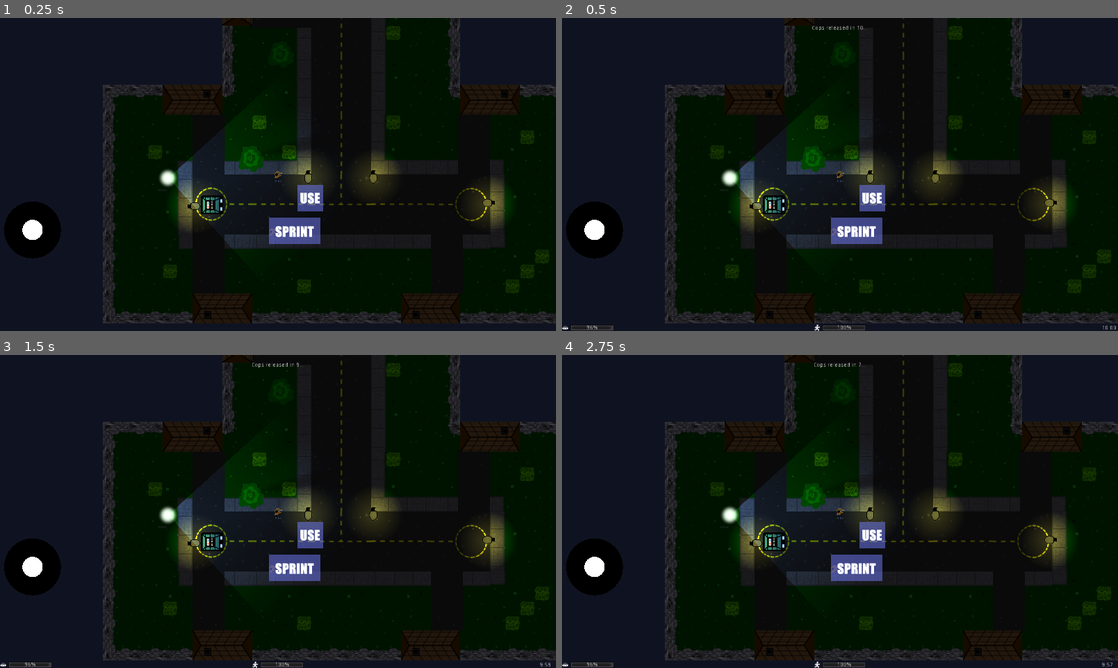
Above: before the commit, frames 1-4 (two rows, left to right).
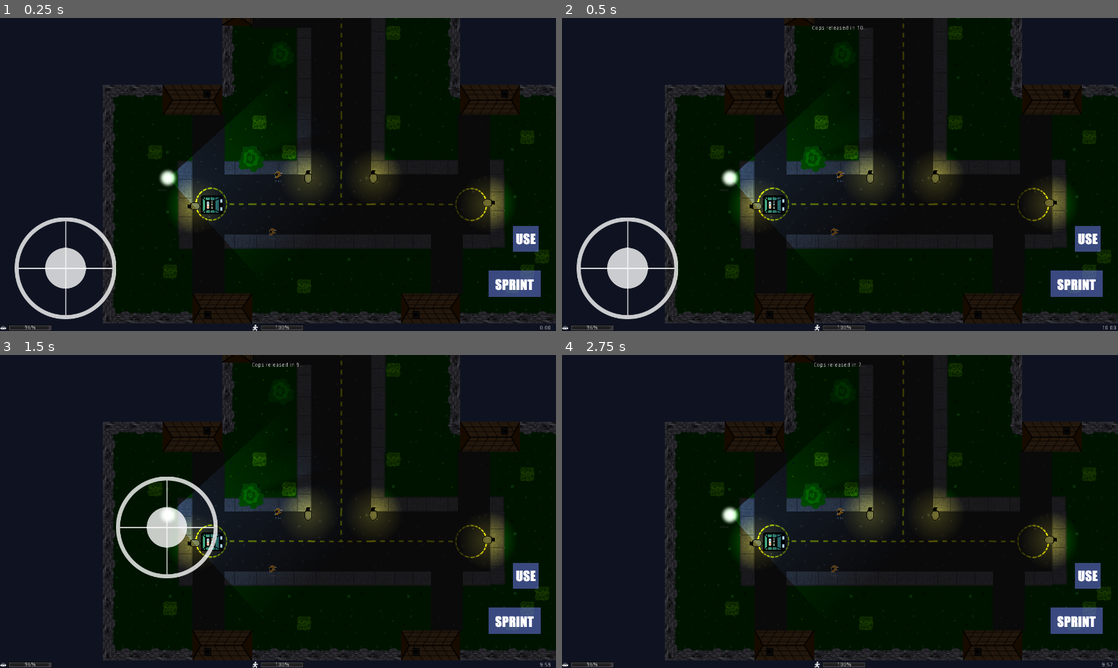
Above: after the commit, the same moments.

Repository: FugitiveTheGame/Fugitive
Game: Godot game, scene res://maps/map_01/Map_01_dev.tscn
Two runs of this game, one before a commit and one after it. Both use one fixed random seed, a clock stepped at 60 frames per second and the inputs below. This scene is started directly instead of the project's main scene.
Inputs (mouse positions are in pixels of both pictures, inside the frame that each line leads up to):
- Up to frame 1 (0.25 s): no input
- Up to frame 2 (0.5 s): no input
- Up to frame 3 (1.5 s): tap Enter at 0.5 s; drag from (33, 567) to (211, 480) at 0.52 s; drag from (166, 527) to (278, 511) at 1.27 s
- Up to frame 4 (2.75 s): move the mouse to (895, 442) at 2.02 s; hold Right (ui_right) from 2.03 s (still down); hold H (car_horn) from 2.03 s (still down); click (895, 442) at 2.17 s; tap E (use) at 2.3 s

The runs differ from the first frame. In frame 1, 5.4% of the frame differs, in the area x 0-99%, y 53-100%; in frame 2, 5.3%; in frame 3, 5.4%; in frame 4, 3.8%.
Error in both runs: Assertion failed. (res://maps/map_01/Map_01_dev.gd:35)

Commit message:
Joy stick is working!

Diff:
--- /dev/null
+++ b/Joystick/Joystick.gd
@@ -0,0 +1,178 @@
+extends Control
+
+class_name Joystick
+
+# If the joystick is receiving inputs.
+var is_working := false
+
+# The joystick output.
+var output := Vector2.ZERO
+
+# FIXED: The joystick doesn't move.
+# DYNAMIC: Every time the joystick area is pressed, the joystick position is set on the touched position.
+# FOLLOWING: If the finger moves outside the joystick background, the joystick follows it.
+enum Joystick_mode {FIXED, DYNAMIC, FOLLOWING}
+
+export(Joystick_mode) var joystick_mode := Joystick_mode.FIXED
+
+# REAL: return a vector with a lenght beetween 0 (deadzone) and 1; useful for implementing different velocity or acceleration.
+# NORMALIZED: return a normalized vector.
+enum Vector_mode {REAL, NORMALIZED}
+
+export(Vector_mode) var vector_mode := Vector_mode.REAL
+
+# The color of the button when the joystick is in use.
+export(Color) var _pressed_color := Color.gray
+
+# The number of directions, e.g. a D-pad is joystick with 4 directions, keep 0 for a free joystick.
+export(int) var directions := 0
+
+# It changes the angle of simmetry of the directions.
+export(int) var simmetry_angle := 90
+
+#If the handle is inside this range, in proportion to the background size, the output is zero.
+export(float, 0, 0.5) var dead_zone := 0.2;
+
+#The max distance the handle can reach, in proportion to the background size.
+export(float, 0.5, 2) var clamp_zone := 1;
+
+export(String, 'always', 'touchscreen_only') var visibility := 'always';
+
+onready var _background := $Background
+onready var _handle := $Background/Handle
+onready var _original_color : Color = _handle.modulate
+onready var _original_position : Vector2 = _background.rect_position
+
+func _ready():
+	if visibility == 'touchscreen_only':
+		if OS.has_touchscreen_ui_hint():
+			show()
+		else:
+			hide()
+
+func _gui_input(event: InputEvent) -> void:
+	if event is InputEventScreenTouch and (joystick_mode == Joystick_mode.DYNAMIC or joystick_mode == Joystick_mode.FOLLOWING):
+		if event.is_pressed():
+			var new_pos = event.position - _background.rect_size / 2
+			_background.rect_position = new_pos
+		else:
+			_background.rect_position = _original_position
+
+func _on_Background_gui_input(event: InputEvent) -> void:
+	if event is InputEventScreenTouch:
+		if event.pressed:
+			_handle.modulate = _pressed_color
+		else:
+			is_working = false
+			output = Vector2.ZERO
+			_set_handle_center_position(_background.rect_size / 2)
+			_handle.modulate = _original_color
+
+	if event is InputEventScreenDrag:
+		var vector : Vector2 = event.position - _background.rect_size / 2
+		var dead_size = dead_zone * _background.rect_size.x / 2
+		if vector.length() < dead_size:
+			is_working = false
+			output = Vector2.ZERO
+			_set_handle_center_position(_background.rect_size / 2)
+			return
+		_update_output(vector)
+		is_working = true
+		if joystick_mode == Joystick_mode.FOLLOWING:
+			_following(vector)
+
+func _set_handle_center_position(new_position : Vector2) -> void:
+	_handle.rect_position = new_position - _handle.rect_size / 2
+
+func _update_output(vector: Vector2) -> void:
+	var dead_size = dead_zone * _background.rect_size.x / 2
+	var clamp_size = clamp_zone * _background.rect_size.x / 2
+	vector = vector.clamped(clamp_size)
+	if directions > 0:
+		vector = _directional_vector(vector, directions, deg2rad(simmetry_angle))
+	output = vector.normalized()
+	if vector_mode == Vector_mode.REAL and vector.length() < clamp_size:
+		output *= (vector.length() - dead_size) / (clamp_size - dead_size)
+	_set_handle_center_position(output * clamp_size + _background.rect_size / 2)
+
+func _following(vector: Vector2) -> void:
+	var clamp_size = clamp_zone * _background.rect_size.x / 2
+	if vector.length() > clamp_size:
+		var radius = vector.normalized() * clamp_size
+		var delta = vector - radius
+		var new_pos = _background.rect_position + delta
+		new_pos.x = clamp(new_pos.x, -_background.rect_size.x / 2, rect_size.x - _background.rect_size.x / 2)
+		new_pos.y = clamp(new_pos.y, -_background.rect_size.y / 2, rect_size.y - _background.rect_size.y / 2)
+		_background.rect_position = new_pos
+
+func _directional_vector(vector: Vector2, n_directions: int, simmetry_angle := PI/2) -> Vector2:
+	var angle := (vector.angle() + simmetry_angle) / (PI / n_directions)
+	angle = floor(angle) if angle >= 0 else ceil(angle)
+	if abs(angle) as int % 2 == 1:
+		angle = angle + 1 if angle >= 0 else angle - 1
+	angle *= PI / n_directions
+	angle -= simmetry_angle
+	return Vector2(cos(angle), sin(angle)) * vector.length()
+
+func _process(delta):
+	if output.x > 0.1:
+		var event = InputEventAction.new()
+		event.action = 'ui_right'
+		event.pressed = true
+		Input.parse_input_event(event)
+
+		event = InputEventAction.new()
+		event.action = 'ui_left'
+		event.pressed = false
+		Input.parse_input_event(event)
+	elif output.x < -0.1:
+		var event = InputEventAction.new()
+		event.action = 'ui_right'
+		event.pressed = false
+		Input.parse_input_event(event)
+
+		event = InputEventAction.new()
+		event.action = 'ui_left'
+		event.pressed = true
+		Input.parse_input_event(event)
+	else:
+		var event = InputEventAction.new()
+		event.action = 'ui_right'
+		event.pressed = false
+		Input.parse_input_event(event)
+
+		event = InputEventAction.new()
+		event.action = 'ui_left'
+		event.pressed = false
+		Input.parse_input_event(event)
+
+	if output.y < -0.1:
+		var event = InputEventAction.new()
+		event.action = 'ui_up'
+		event.pressed = true
+		Input.parse_input_event(event)
+
+		event = InputEventAction.new()
+		event.action = 'ui_down'
+		event.pressed = false
+		Input.parse_input_event(event)
+	elif output.y > 0.1:
+		var event = InputEventAction.new()
+		event.action = 'ui_up'
+		event.pressed = false
+		Input.parse_input_event(event)
+
+		event = InputEventAction.new()
+		event.action = 'ui_down'
+		event.pressed = true
+		Input.parse_input_event(event)
+	else:
+		var event = InputEventAction.new()
+		event.action = 'ui_up'
+		event.pressed = false
+		Input.parse_input_event(event)
+
+		event = InputEventAction.new()
+		event.action = 'ui_down'
+		event.pressed = false
+		Input.parse_input_event(event)
--- /dev/null
+++ b/Joystick/Joystick.tscn
@@ -0,0 +1,48 @@
+[gd_scene load_steps=4 format=2]
+
+[ext_resource path="res://Joystick/Joystick.gd" type="Script" id=1]
+[ext_resource path="res://Joystick/joystick_background_cross.png" type="Texture" id=2]
+[ext_resource path="res://Joystick/joystick_circle.png" type="Texture" id=3]
+
+[node name="Joystick" type="Control"]
+anchor_right = 1.0
+anchor_bottom = 1.0
+margin_right = -524.0
+margin_bottom = -100.0
+script = ExtResource( 1 )
+__meta__ = {
+"_edit_use_anchors_": false
+}
+
+[node name="Background" type="TextureRect" parent="."]
+modulate = Color( 1, 1, 1, 0.784314 )
+anchor_left = 0.5
+anchor_top = 0.5
+anchor_right = 0.5
+anchor_bottom = 0.5
+margin_left = -125.0
+margin_top = -125.0
+margin_right = 125.0
+margin_bottom = 125.0
+rect_pivot_offset = Vector2( 125, 125 )
+texture = ExtResource( 2 )
+expand = true
+stretch_mode = 6
+__meta__ = {
+"_edit_group_": true
+}
+
+[node name="Handle" type="TextureRect" parent="Background"]
+anchor_left = 0.5
+anchor_top = 0.5
+anchor_right = 0.5
+anchor_bottom = 0.5
+margin_left = -50.0
+margin_top = -50.0
+margin_right = 50.0
+margin_bottom = 50.0
+rect_pivot_offset = Vector2( 50, 50 )
+texture = ExtResource( 3 )
+expand = true
+stretch_mode = 6
+[connection signal="gui_input" from="Background" to="." method="_on_Background_gui_input"]
--- a/maps/base/BaseMap.gd
+++ b/maps/base/BaseMap.gd
@@ -19,10 +19,11 @@
 
 func _ready():
 	assert(Network.connect("player_removed", self, "player_removed") == OK)
+
 	pre_configure_game()
 
 func pre_configure_game():
-	playerHud.hide()
+	#playerHud.hide()
 
 	get_tree().set_pause(true)
 	create_players(Network.players)
--- a/maps/base/BaseMap.tscn
+++ b/maps/base/BaseMap.tscn
@@ -6,11 +6,11 @@
 [ext_resource path="res://maps/base/seeker_release.ogg" type="AudioStream" id=4]
 [ext_resource path="res://maps/base/ic_stamina.png" type="Texture" id=5]
 [ext_resource path="res://maps/base/ic_visibility.png" type="Texture" id=6]
-[ext_resource path="res://touch_screen/button_use_pressed.png" type="Texture" id=7]
-[ext_resource path="res://touch_screen/button_use_normal.png" type="Texture" id=8]
-[ext_resource path="res://touch_screen/button_sprint_normal.png" type="Texture" id=9]
-[ext_resource path="res://touch_screen/button_sprint_pressed.png" type="Texture" id=10]
-[ext_resource path="res://touch_screen/TouchJoystick.tscn" type="PackedScene" id=11]
+[ext_resource path="res://touch_screen/button_sprint_pressed.png" type="Texture" id=7]
+[ext_resource path="res://touch_screen/button_use_pressed.png" type="Texture" id=8]
+[ext_resource path="res://touch_screen/button_use_normal.png" type="Texture" id=9]
+[ext_resource path="res://touch_screen/button_sprint_normal.png" type="Texture" id=10]
+[ext_resource path="res://Joystick/Joystick.tscn" type="PackedScene" id=11]
 
 [sub_resource type="RectangleShape2D" id=1]
 extents = Vector2( 142.869, 392.313 )
@@ -93,6 +93,12 @@
 [sub_resource type="ShaderMaterial" id=8]
 shader = SubResource( 7 )
 
+[sub_resource type="RectangleShape2D" id=9]
+extents = Vector2( 32, 32 )
+
+[sub_resource type="RectangleShape2D" id=10]
+extents = Vector2( 64, 32 )
+
 [node name="base" type="Node2D"]
 script = ExtResource( 1 )
 
@@ -283,7 +289,6 @@
 text = "Back to Lobby"
 
 [node name="PlayerHud" type="Control" parent="UiLayer"]
-visible = false
 anchor_right = 1.0
 anchor_bottom = 1.0
 __meta__ = {
@@ -390,25 +395,33 @@
 "_edit_use_anchors_": false
 }
 
-[node name="TouchControls" type="Node" parent="UiLayer"]
-
-[node name="UseButton" type="TouchScreenButton" parent="UiLayer/TouchControls"]
-position = Vector2( 730, 410 )
-normal = ExtResource( 8 )
+[node name="TouchUseButton" type="TouchScreenButton" parent="UiLayer/PlayerHud"]
+position = Vector2( 1260, 510 )
+normal = ExtResource( 9 )
+pressed = ExtResource( 8 )
+shape = SubResource( 9 )
+action = "use"
+visibility_mode = 1
+
+[node name="TouchSprintButton" type="TouchScreenButton" parent="UiLayer/PlayerHud"]
+position = Vector2( 1200, 620 )
+normal = ExtResource( 10 )
 pressed = ExtResource( 7 )
-shape = SubResource( 2 )
-action = "use"
-
-[node name="SprintButton" type="TouchScreenButton" parent="UiLayer/TouchControls"]
-position = Vector2( 660, 490 )
-normal = ExtResource( 9 )
-pressed = ExtResource( 10 )
-shape = SubResource( 3 )
-action = "sprint"
-
-[node name="Touch Joystick" parent="UiLayer/TouchControls" instance=ExtResource( 11 )]
-light_mask = 0
-position = Vector2( 80, 490 )
+shape = SubResource( 10 )
+action = "SPRINT"
+visibility_mode = 1
+
+[node name="TouchJoystick" parent="UiLayer/PlayerHud" instance=ExtResource( 11 )]
+margin_left = -260.0
+margin_top = 280.0
+margin_right = -784.0
+margin_bottom = 180.0
+joystick_mode = 1
+vector_mode = 1
+_pressed_color = Color( 0.74902, 0.74902, 0.74902, 1 )
+directions = 8
+simmetry_angle = 45
+visibility = "touchscreen_only"
 
 [node name="RoadWalls" type="Node" parent="."]
 
--- a/maps/map_01/Map_01_dev.tscn
+++ b/maps/map_01/Map_01_dev.tscn
@@ -22,7 +22,3 @@
 
 [node name="GameStartTimer" parent="." index="5"]
 wait_time = 0.5
-
-[node name="Touch Joystick" parent="UiLayer/TouchControls" index="2"]
-light_mask = 1
-position = Vector2( 80, 520 )
--- a/project.godot
+++ b/project.godot
@@ -18,6 +18,11 @@
 "class": "Hider",
 "language": "GDScript",
 "path": "res://actors/hider/Hider.gd"
+}, {
+"base": "Control",
+"class": "Joystick",
+"language": "GDScript",
+"path": "res://Joystick/Joystick.gd"
 }, {
 "base": "Node2D",
 "class": "MotionSensor",
@@ -57,6 +62,7 @@
 _global_script_class_icons={
 "Car": "",
 "Hider": "",
+"Joystick": "",
 "MotionSensor": "",
 "Player": "",
 "PlayerLobbyData": "",
@@ -157,6 +163,10 @@
  ]
 }
 
+[input_devices]
+
+pointing/emulate_mouse_from_touch=false
+
 [layer_names]
 
 2d_physics/layer_1="walls"
--- a/touch_screen/TouchJoystick.tscn
+++ /dev/null
@@ -1,108 +0,0 @@
-[gd_scene load_steps=5 format=2]
-
-[sub_resource type="GDScript" id=1]
-script/source = "extends Node2D
-
-export var dead_zone = 5; #joystick deadzone radius
-export var circle_pad_radius = 25; #radius of the circle pad
-export var outer_ring_radius = 70; #radius of the outer ring of the joystick
-export var touch_screen_only = false;
-
-onready var CirclePadHitbox = get_node(\"Circle Pad/Circle Pad Hitbox\"); #retrieve useful nodes
-onready var CirclePad = get_node(\"Circle Pad\");
-
-onready var OuterRingHitbox = get_node(\"Outer Ring/Outer Ring Hitbox\");
-
-var lastScreenTouch = Vector2(); #previous screentouch location
-var lastTouchIndex = null; #records which touch index should be tracked
-
-signal _joystick_pressed; #called when the user pressed the joystick
-signal _joystick_released; #called when the user released the joystick
-signal _joystick_axis_changed(value); #called when the axis is changed by user input
-
-func _draw():
-	if((touch_screen_only && OS.has_touchscreen_ui_hint()) || !touch_screen_only):
-		draw_circle(Vector2(0,0), outer_ring_radius, Color(0,0,0)); #black circle shows outer ring
-		draw_circle(Vector2(0,0), dead_zone, Color(255, 0, 0)); #draw a red circle to show deadzone
-
-func _ready():
-	CirclePadHitbox.shape.radius = circle_pad_radius; #set the user defined radii
-	OuterRingHitbox.shape.radius = outer_ring_radius;
-
-	if(touch_screen_only && !OS.has_touchscreen_ui_hint()): #conceal the joystick if restricted to touchscreens
-		visible = false;
-
-func getStickPosition(): #returns vector scaled to return a vector between (-1, -1) and (1, 1)
-	if (abs(CirclePad.position.length()) > dead_zone):
-		return CirclePad.position / 70;
-	else:
-		return Vector2(0,0); #return 0,0 if circle pad is inside the deadzone
-
-func _physics_process(delta):
-	CirclePad.move_and_collide(lastScreenTouch - CirclePad.position); #move and collide to is an offset so current location must be subtracted first
-
-func _input(event): #tracks screentouch events
-	if (event.is_class(\"InputEventScreenDrag\")): #if the last touch was outside the joystick range it will be ignored
-		if (lastTouchIndex == event.index):
-			var temp = to_local(event.position); #store and convert touch loaction into a local point
-			if (abs(temp.length()) > outer_ring_radius): #if the length exceeds the allowed range
-				lastScreenTouch = temp.normalized() * outer_ring_radius; #normalize the vector to keep its direction but reduce the length to the maximum radius
-				get_tree().set_input_as_handled(); #stops the input from being sent to other nodes
-				self.emit_signal(\"_joystick_axis_changed\", getStickPosition()); #emit a signal that the axis changed value
-			else:
-				lastScreenTouch = temp; #the circlepad will simply move to the vector if it's in bounds
-				get_tree().set_input_as_handled(); #stops the input from being sent to other nodes
-				self.emit_signal(\"_joystick_axis_changed\", getStickPosition()); #emit a signal that the axis changed value
-
-	elif (event.is_class(\"InputEventScreenTouch\")):
-		if (event.index == lastTouchIndex && !event.pressed): #if the tracked index is being released
-			lastScreenTouch = Vector2(0,0); #reset touch position to the center when released
-			lastTouchIndex = null; #reset touch index when released
-			self.emit_signal(\"_joystick_released\"); #emit a signal when released
-
-func _on_Outer_Ring_input_event(viewport, event, shape_idx): #called when an input event happens inside outer ring
-	if (event.is_class(\"InputEventScreenTouch\")): #blocks undesired input
-		if (event.pressed): #if the screen is being pressed
-			lastScreenTouch = to_local(event.position); #log the previous screen touch relative to the joystick
-			lastTouchIndex = event.index; #record the touch index so it can tracked outside of outer ring
-			get_tree().set_input_as_handled(); #stops the input from being sent to other nodes
-			self.emit_signal(\"_joystick_pressed\"); #emit a signal when pressed
-"
-
-[sub_resource type="GDScript" id=2]
-script/source = "extends KinematicBody2D
-
-
-func _draw():
-	if((get_node(\"..\").touch_screen_only && OS.has_touchscreen_ui_hint()) || !get_node(\"..\").touch_screen_only): #do not draw circle pad if touchscreen only
-		draw_circle(Vector2(0,0), get_node(\"Circle Pad Hitbox\").shape.radius, Color(255,255,255)); #draw a circle to represent circle pad"
-
-[sub_resource type="CircleShape2D" id=3]
-radius = 25.0
-
-[sub_resource type="CircleShape2D" id=4]
-radius = 70.0
-
-[node name="Touch Joystick" type="Node2D"]
-script = SubResource( 1 )
-__meta__ = {
-"_edit_group_": true
-}
-
-[node name="Circle Pad" type="KinematicBody2D" parent="."]
-z_index = 1
-input_pickable = true
-script = SubResource( 2 )
-
-[node name="Circle Pad Hitbox" type="CollisionShape2D" parent="Circle Pad"]
-shape = SubResource( 3 )
-
-[node name="Outer Ring" type="Area2D" parent="."]
-gravity_point = true
-gravity_distance_scale = 70.0
-gravity_vec = Vector2( 0, 0 )
-gravity = 500.0
-
-[node name="Outer Ring Hitbox" type="CollisionShape2D" parent="Outer Ring"]
-shape = SubResource( 4 )
-[connection signal="input_event" from="Outer Ring" to="." method="_on_Outer_Ring_input_event"]
Binary file added: Joystick/joystick_background.png
Not shown, added: Joystick/joystick_background.png.import
Binary file added: Joystick/joystick_background_cross.png
Not shown, added: Joystick/joystick_background_cross.png.import
Binary file added: Joystick/joystick_circle.png
Not shown, added: Joystick/joystick_circle.png.import
Not shown: 1 places in maps/base/BaseMap.tscn that only renumber resources
